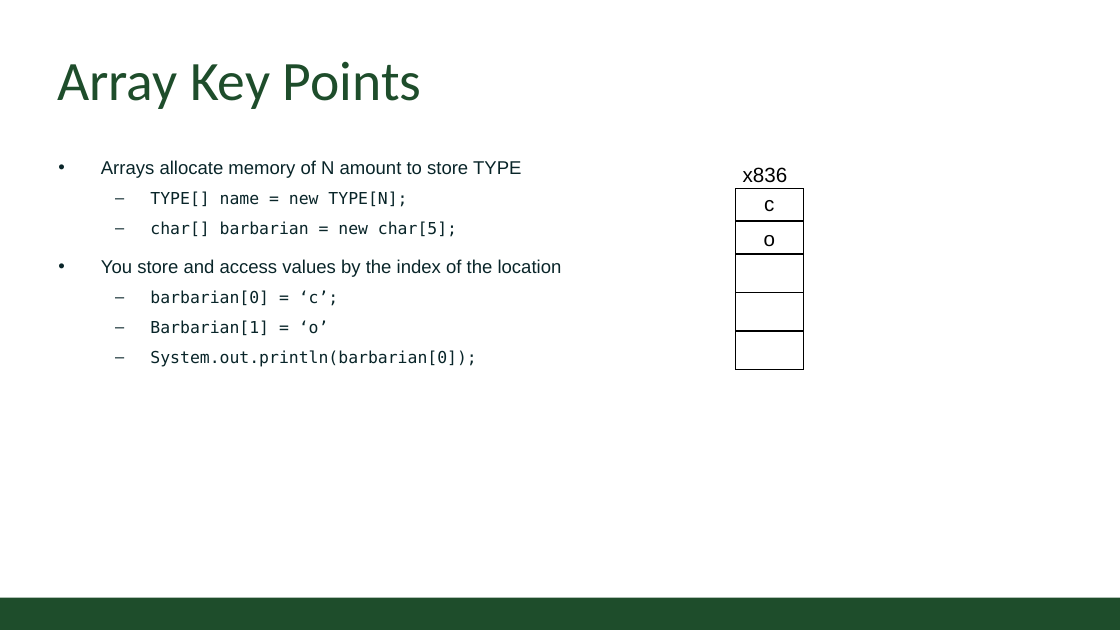
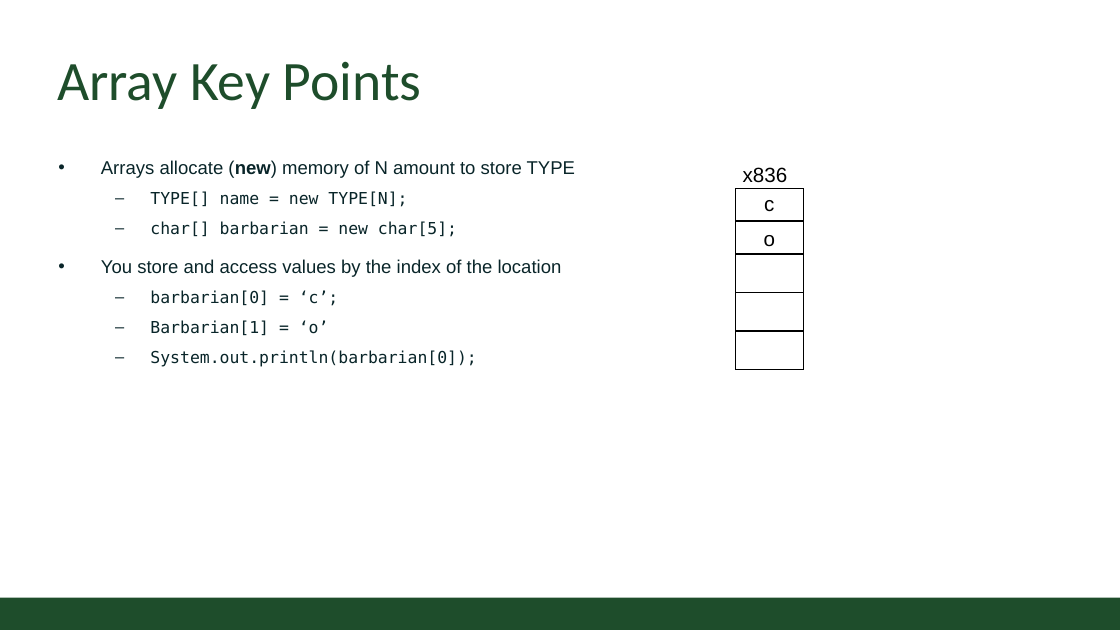
Before and after one commit to CSU-CompSci-CS163-4/Handouts, a slide deck: slide 4 of slides/On-Campus/ReviewSessionUnit2_2021.pptx (slide 3 before the commit). Drawn at 1120x630 pixels with LibreOffice and Linux fonts; fonts in the diff are those of the drawing; background and template pictures are left out. Boxes give left, top, right and bottom in pixels: in the first picture for what was removed or moved away, otherwise in the second. Text is boxed around its words. In the diff, an @@ line names an element or a change of style, - is before the commit and + after.

```diff
--- a/slides/On-Campus/ReviewSessionUnit2_2021.pptx
+++ b/slides/On-Campus/ReviewSessionUnit2_2021.pptx
@@ text at box(101, 160, 575, 178): text changed @@
-• Arrays allocate memory of N amount to store TYPE
+• Arrays allocate (new) memory of N amount to store TYPE
```
Also in this commit, not shown: 2 other slides changed, 3 slides added.
